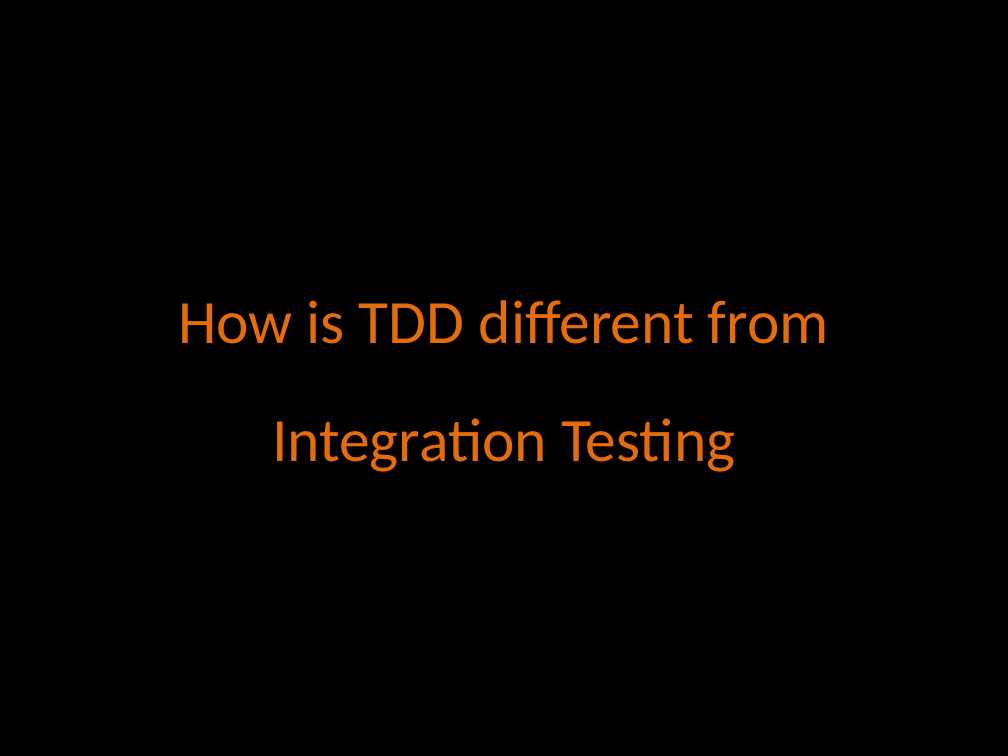
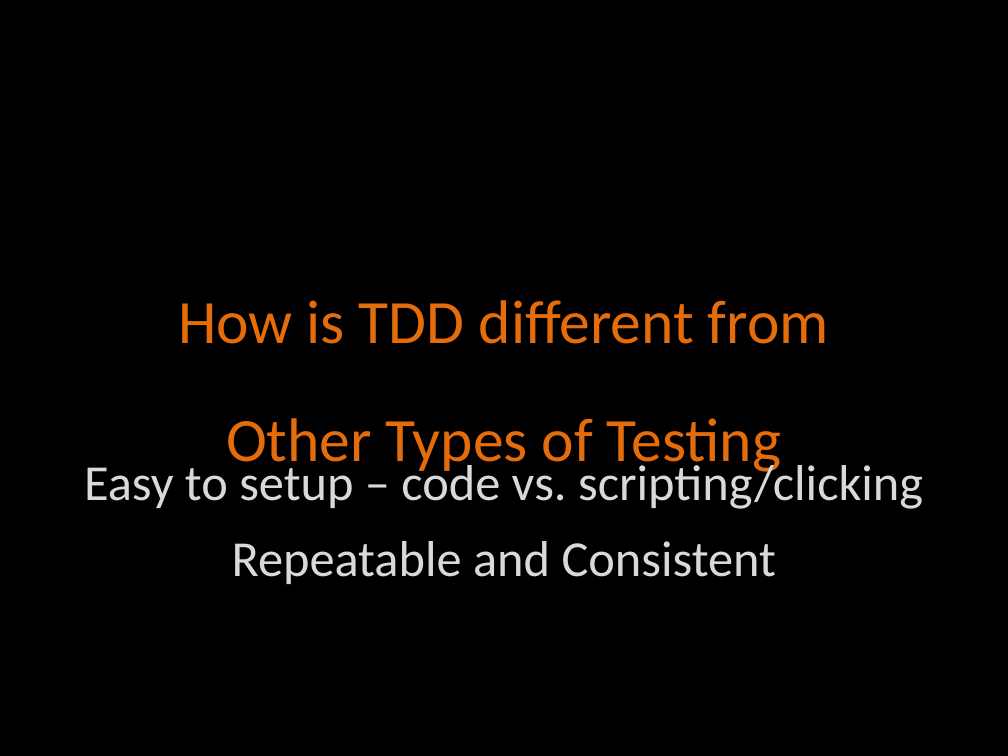
Before and after one commit to agilefire/November2010, a slide deck: slide 12 of Agile Firestarter Autumn 2010 Test-Driven-Development.pptx (slide 10 before the commit). Drawn at 1008x756 pixels with LibreOffice and Linux fonts; fonts in the diff are those of the drawing. Boxes give left, top, right and bottom in pixels: in the first picture for what was removed or moved away, otherwise in the second. Text is boxed around its words. In the diff, an @@ line names an element or a change of style, - is before the commit and + after.

```diff
--- a/Agile Firestarter Autumn 2010 Test-Driven-Development.pptx
+++ b/Agile Firestarter Autumn 2010 Test-Driven-Development.pptx
@@ text at [226,418,781,476]: text changed @@
-Integration Testing
+Other Types of Testing
@@ text added at [84,459,923,509], 36 pt, text #D9D9D9 @@
+Easy to setup – code vs. scripting/clicking
@@ text added at [232,541,777,584], 36 pt, text #D9D9D9 @@
+Repeatable and Consistent
```
Also in this commit, not shown: 15 other slides changed, 1 slide added, 5 slides removed.
